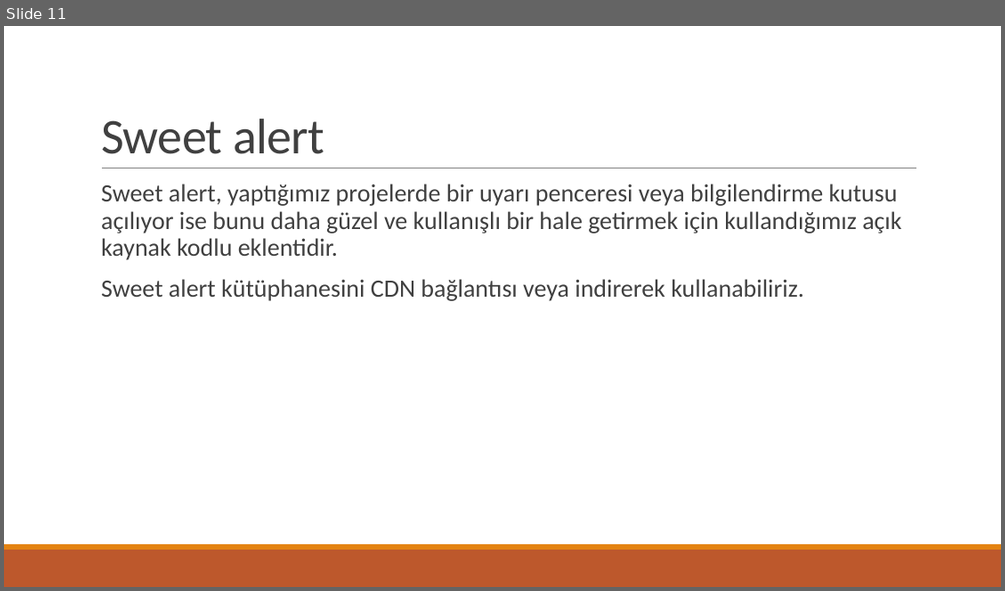
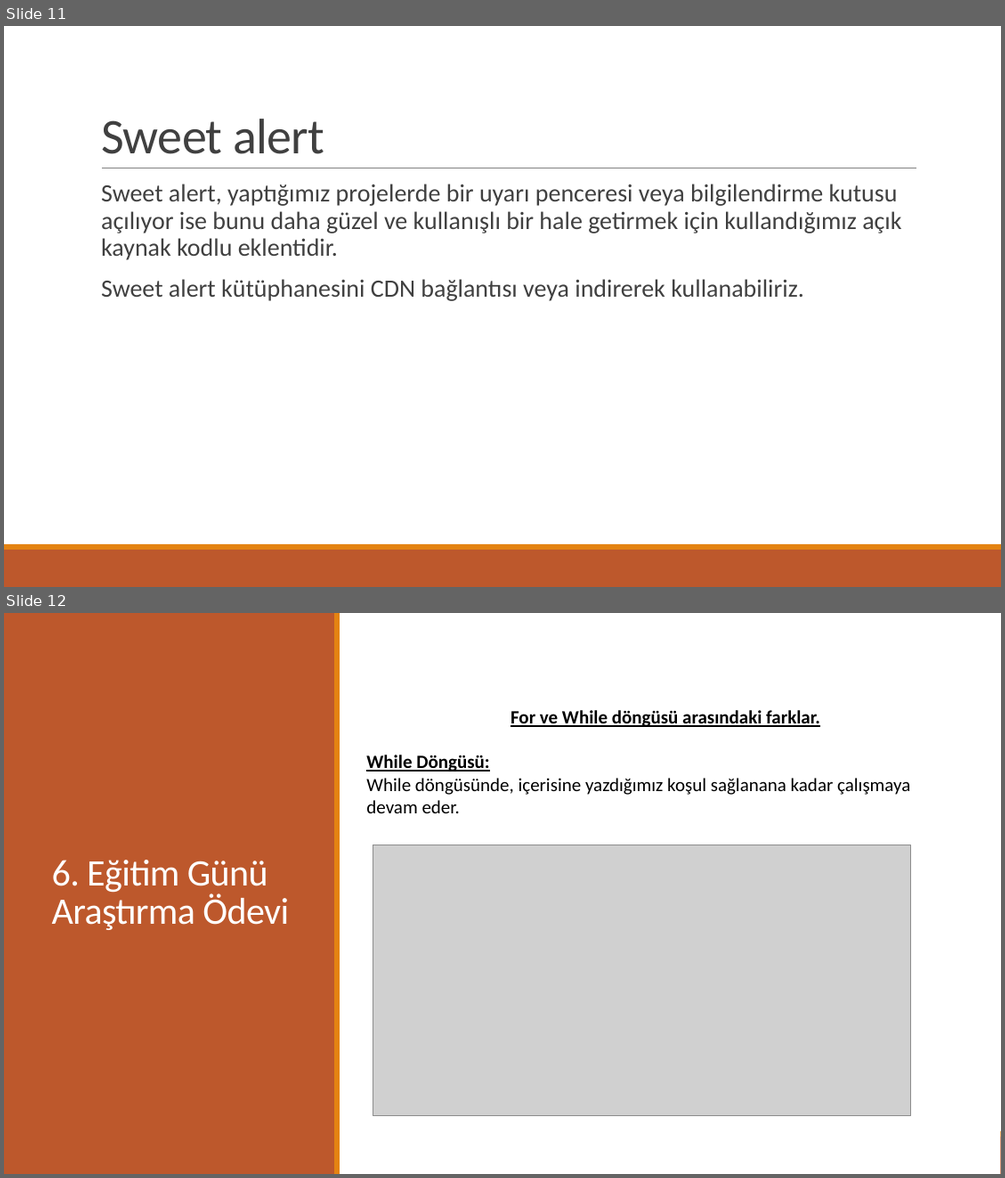
Before and after one commit to TechCareer-FrontEnd-1/tubisad-frontend-Ugur-Mert, a slide deck: Homework(research).pptx. Shown one above the other, each under a label of ours: slide 11 before the commit, slides 11 and 12 after it. The pictures are 1005x591 and 1005x1178 pixels, drawn with LibreOffice and Linux fonts; fonts in the diff are those of the drawing; grey boxes stand for pictures. Boxes give left, top, right and bottom in pixels: in the first picture for what was removed or moved away, otherwise in the second. Text is boxed around its words. In the diff, an @@ line names an element or a change of style, - is before the commit and + after.

Commit message:
for ve while döngüsü arasındaki farklar

```diff
--- a/Homework(research).pptx
+++ b/Homework(research).pptx
@@ slide 12 added at box(4, 613, 1001, 1174), background #FFFFFF; not listed: 2 template elements that a slide beside it also shows @@
@@ rectangle added at box(4, 613, 1001, 1174), fill #FFFFFF @@
@@ rectangle added at box(4, 613, 335, 1174), fill #BD582C @@
@@ rectangle added at box(334, 613, 340, 1174), fill #E48312 @@
@@ text added at box(366, 710, 910, 813), 18 pt, text #000000 @@
+For ve While döngüsü arasındaki farklar.
+While Döngüsü:
+While döngüsünde, içerisine yazdığımız koşul sağlanana kadar çalışmaya devam eder.
@@ picture added at box(373, 844, 911, 1116) @@
@@ title added at box(52, 860, 289, 930), 36 pt, text #FFFFFF @@
+6. Eğitim Günü Araştırma Ödevi
```
Also in this commit, not shown: 3 other slides added.
